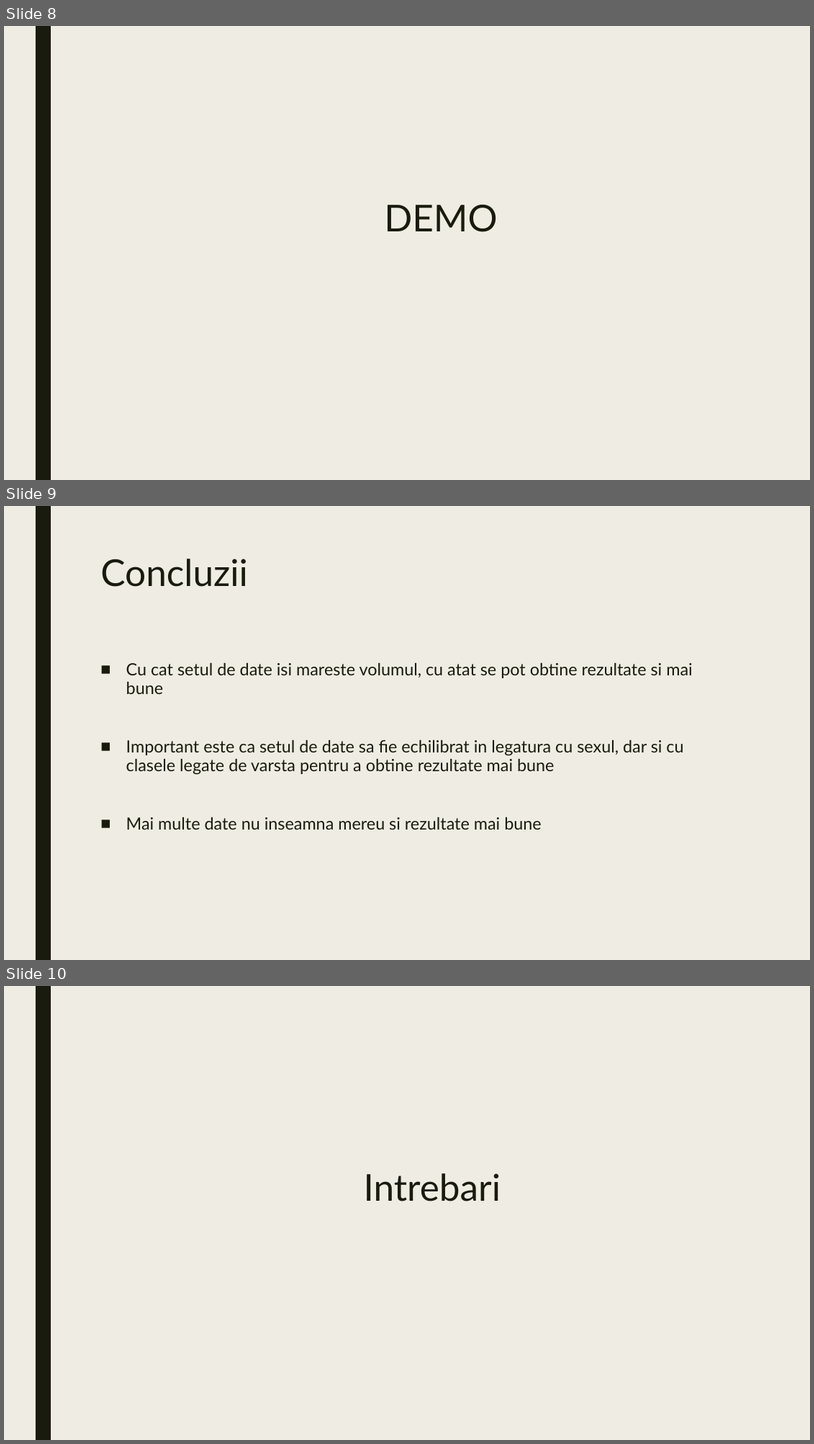
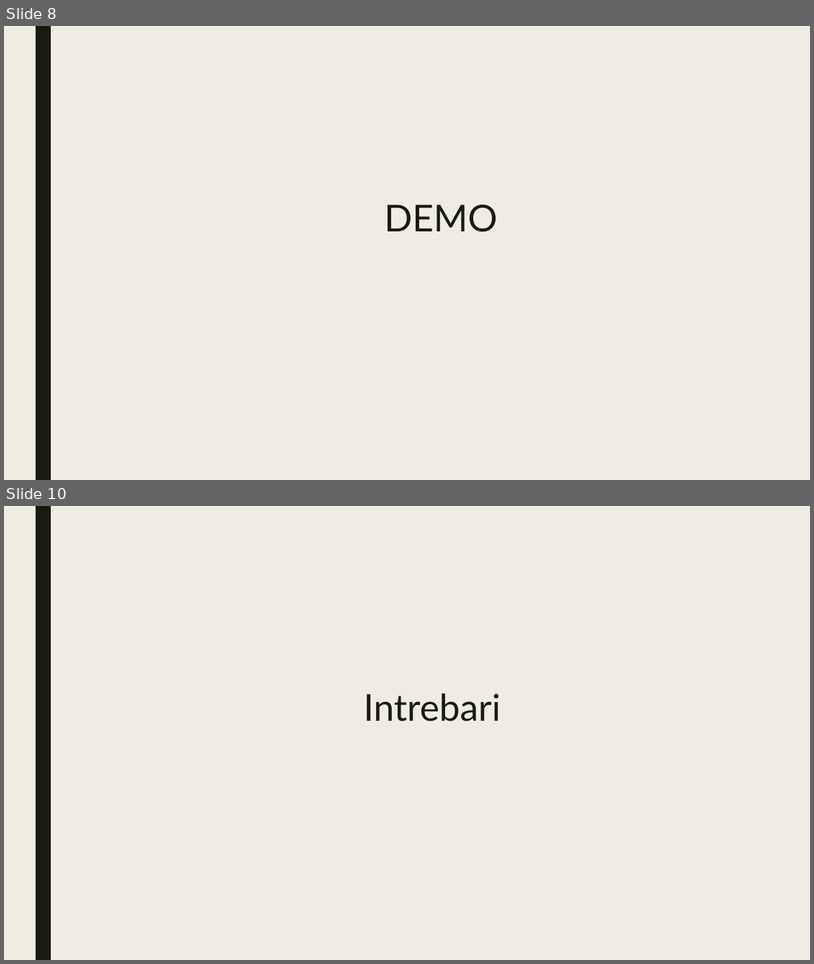
Before and after one commit to AndreeaBolonyi/ReconstituiriIstorice, a slide deck: Reconstituiri istorice.pptx. Shown one above the other, each under a label of ours: slides 8, 9 and 10 before the commit, slides 8 and 10 after it; the slides between them are not shown. The pictures are 814x1444 and 814x964 pixels, drawn with LibreOffice and Linux fonts; fonts in the diff are those of the drawing. Boxes give left, top, right and bottom in pixels: in the first picture for what was removed or moved away, otherwise in the second. Text is boxed around its words. In the diff, an @@ line names an element or a change of style, - is before the commit and + after.

```diff
--- a/Reconstituiri istorice.pptx
+++ b/Reconstituiri istorice.pptx
@@ slide 9 removed at [4,506,810,960], background #EFEDE3; not listed: 1 template element that a slide beside it also shows @@
@@ title removed at [100,559,248,587] @@
-Concluzii
@@ text removed at [126,662,692,829] @@
-■ Cu cat setul de date isi mareste volumul, cu atat se pot obtine rezultate si mai bune
-■ Important este ca setul de date sa fie echilibrat in legatura cu sexul, dar si cu clasele legate de varsta pentru a obtine rezultate mai bune
-■ Mai multe date nu inseamna mereu si rezultate mai bune
```
Also in this commit, not shown: 1 slide added, 4 other files.
